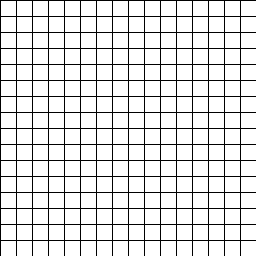
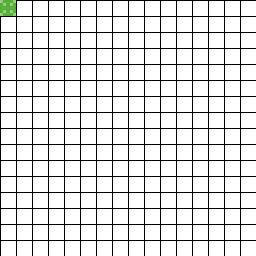
The second w=256, h=256 image is a revision of the first. Changes to its layers:
painted on "Background" over 0, 0, 16, 16
